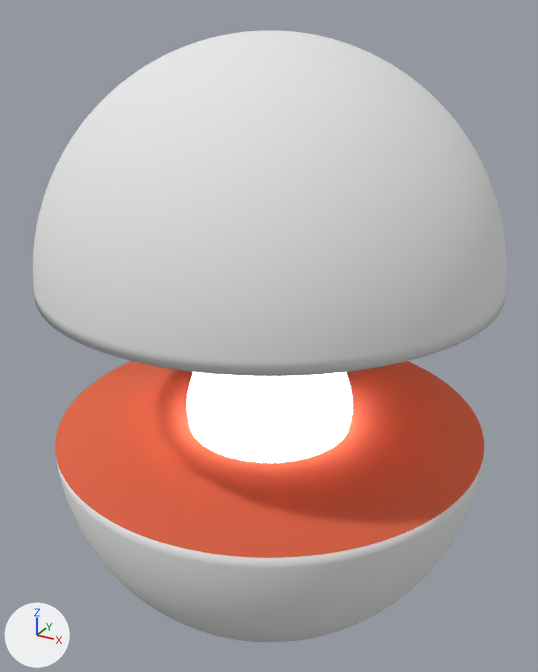
A saved change to the Blender file blender-projects/mars/MarsGlobe.blend.
Rendered twice from a 50 mm camera at (1.51, -2.75, 1.63) aimed at (-0.01, 0.02, 0.25). Lighting does not change. The marker at lower left points along +X, +Y and +Z.

The first picture shows 'Planet'.
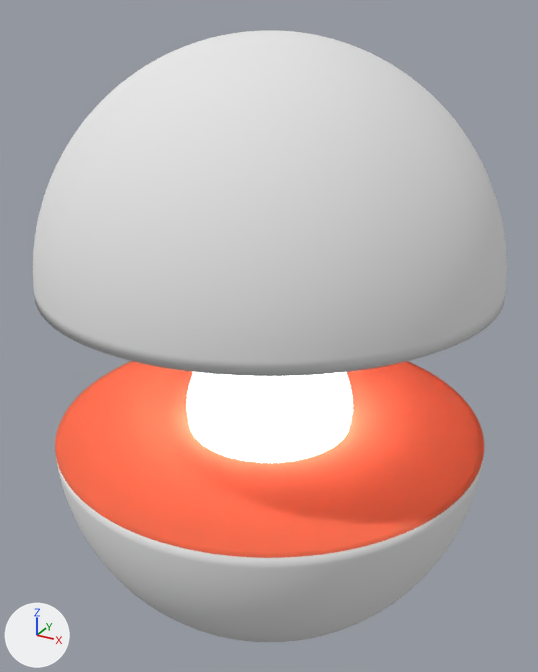
What differs and where, as boxes (x1, y1, x2, y2) in the pictures (538 x 672 px):
part 1 of me_sphere, added (red)
    after: (55, 361, 484, 558)

What the commit changed:
me_sphere is used by ob_planet; location (0.0, 0.0, 0.0).
me_sphere had 8676 vertices, 8706 faces and spanned x -1.0..1.0, y -1.0..1.0, z -1.18..1.55.
me_sphere now has 9188 vertices, 9218 faces and spans x -1.0..1.0, y -1.0..1.0, z -1.18..1.55.
me_sphere part 1: 256 vertices added at x -0.97..0.97, y -0.97..0.97, z -0.18.
